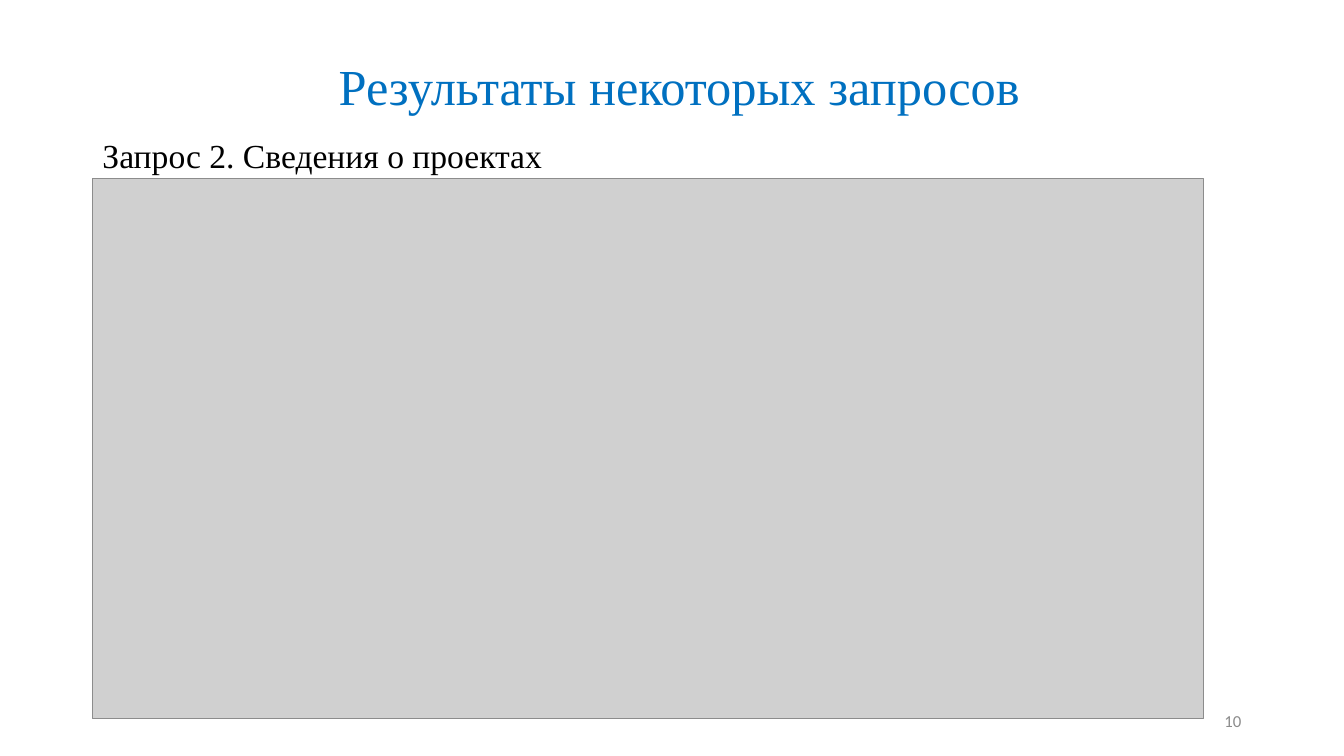
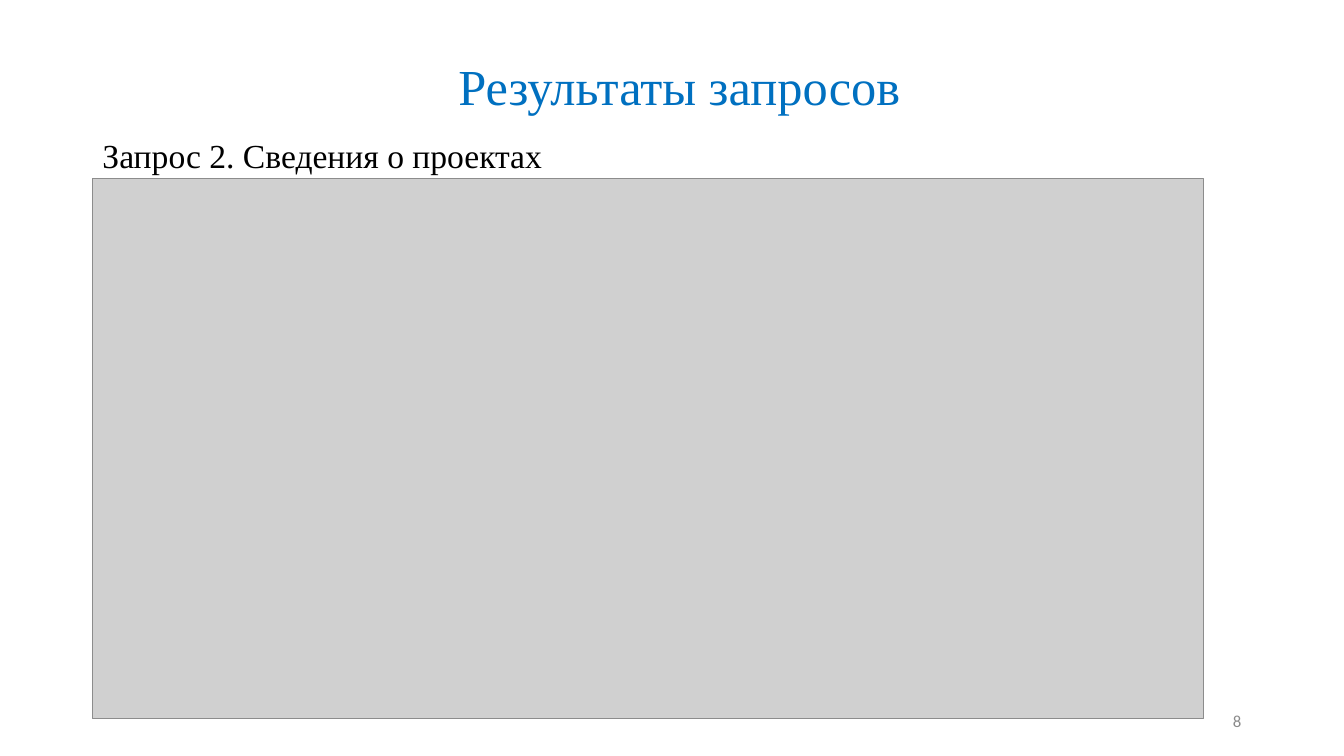
Before and after one commit to Maglus/-2017, a slide deck: slide 8 of Презентация ВКР2017.pptx (slide 10 before the commit). Drawn at 1344x756 pixels with LibreOffice and Linux fonts; fonts in the diff are those of the drawing; grey boxes stand for pictures. Boxes give left, top, right and bottom in pixels: in the first picture for what was removed or moved away, otherwise in the second. Text is boxed around its words. In the diff, an @@ line names an element or a change of style, - is before the commit and + after.

```diff
--- a/Презентация ВКР2017.pptx
+++ b/Презентация ВКР2017.pptx
@@ title at (x1=458, y1=72, x2=901, y2=116): text changed @@
-Результаты некоторых запросов
+Результаты запросов
@@ page number at (x1=1233, y1=715, x2=1241, y2=727): text changed @@
-10
+8
```
Also in this commit, not shown: 5 other slides changed, 2 slides removed.
